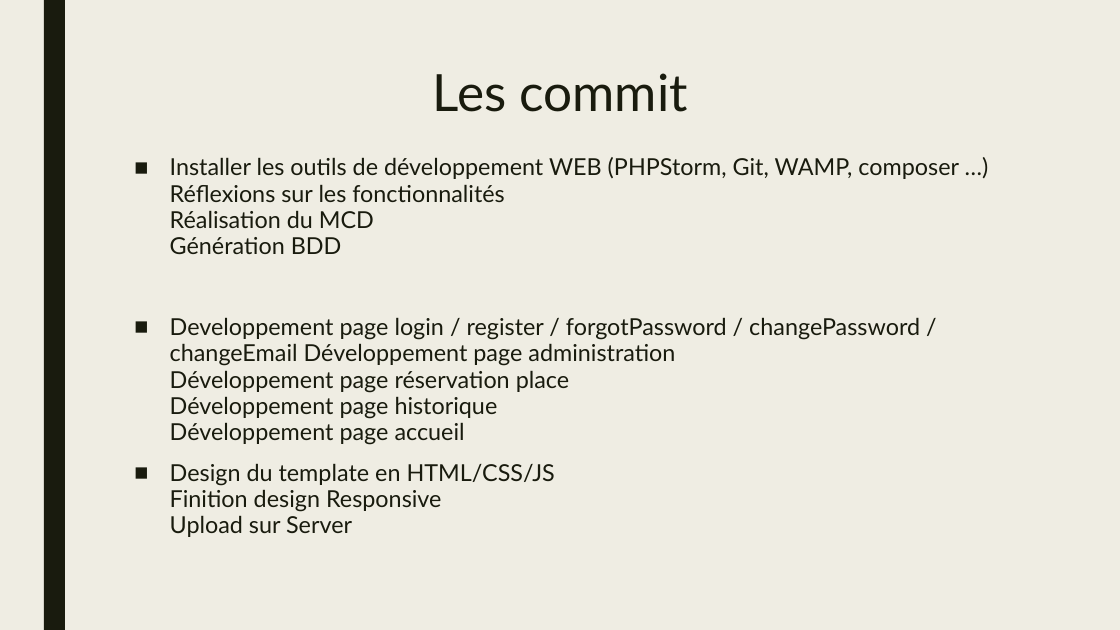
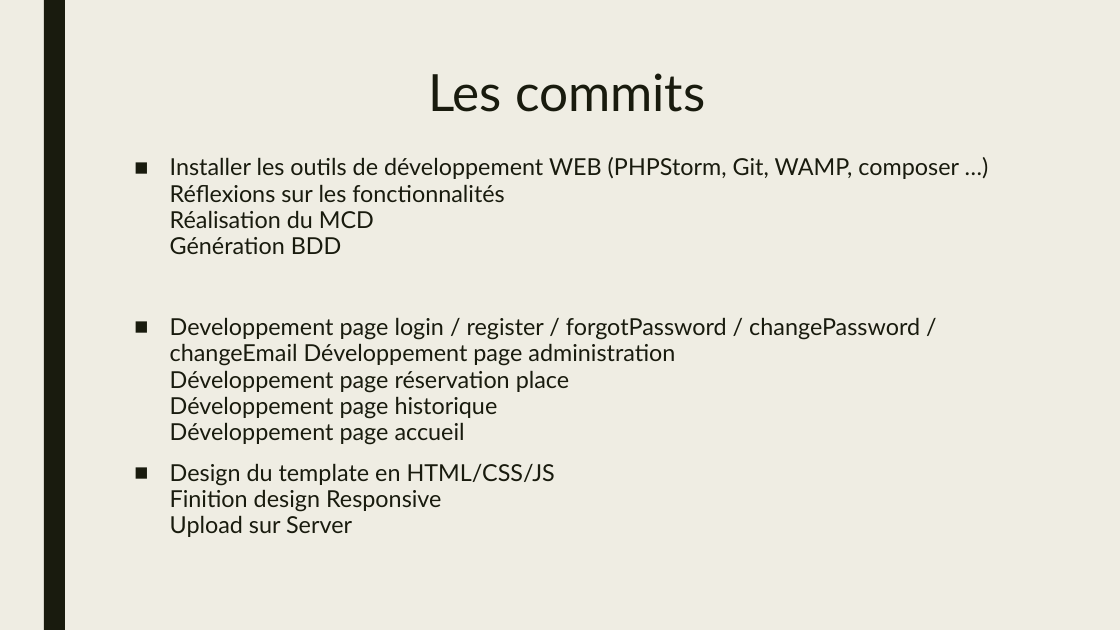
Before and after one commit to antoinesza/Parking3000, a slide deck: slide 6 of Parking3000.pptx (slide 5 before the commit). Drawn at 1120x630 pixels with LibreOffice and Linux fonts; fonts in the diff are those of the drawing. Boxes give left, top, right and bottom in pixels: in the first picture for what was removed or moved away, otherwise in the second. Text is boxed around its words. In the diff, an @@ line names an element or a change of style, - is before the commit and + after.

```diff
--- a/Parking3000.pptx
+++ b/Parking3000.pptx
@@ title at box(428, 73, 705, 112): text changed @@
-Les commit
+Les commits
```
Also in this commit, not shown: 2 other slides changed, 2 slides added, 1 slide removed.
